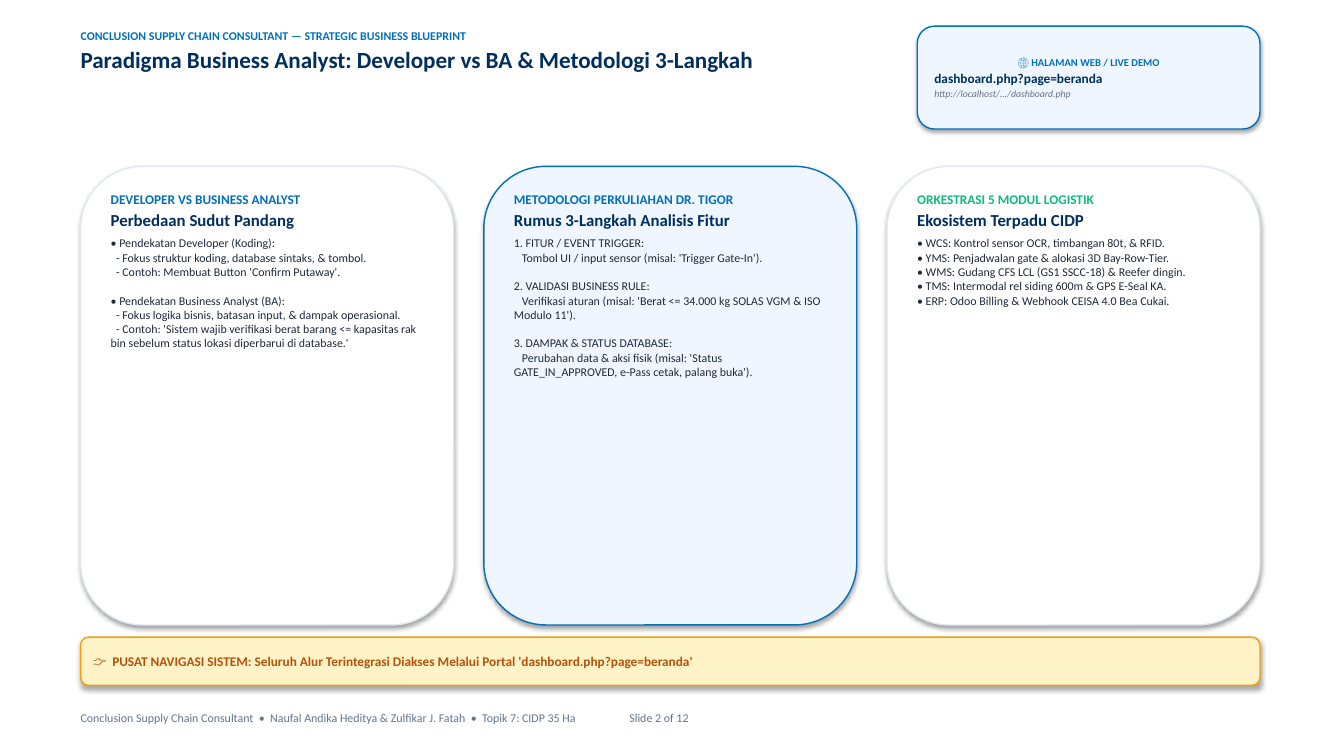
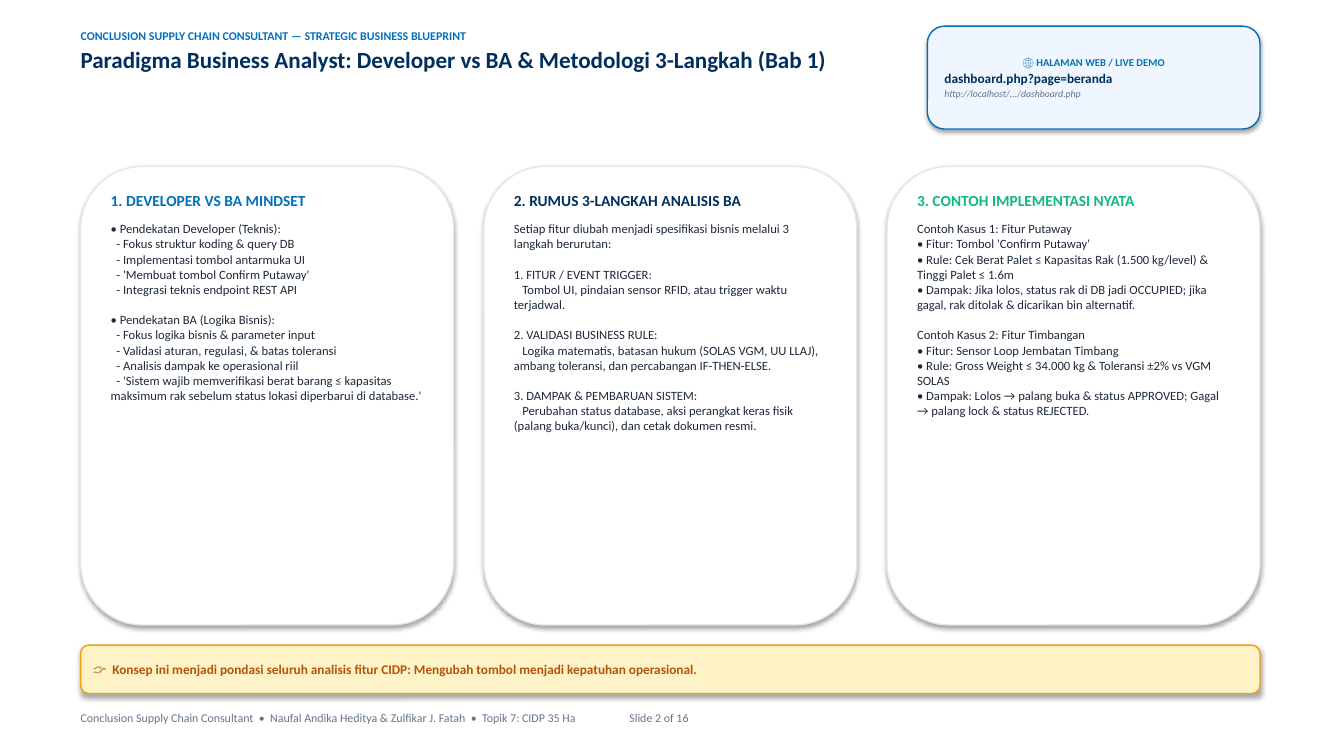
Before and after one commit to zulfikar1604/Conclusion_Intermodal_Dry_Port, a slide deck: slide 2 of business_analyst/PRESENTASI_BUSINESS_ANALYST_CIDP.pptx. Drawn at 1344x756 pixels with LibreOffice and Linux fonts; fonts in the diff are those of the drawing. Boxes give left, top, right and bottom in pixels: in the first picture for what was removed or moved away, otherwise in the second. Text is boxed around its words. In the diff, an @@ line names an element or a change of style, - is before the commit and + after.

Commit message:
Penyesuaian konsep business analysis dan upgrade visualisasi

```diff
--- a/business_analyst/PRESENTASI_BUSINESS_ANALYST_CIDP.pptx
+++ b/business_analyst/PRESENTASI_BUSINESS_ANALYST_CIDP.pptx
@@ rounded rectangle "🌐 HALAMAN WEB / LIVE ...": place and size @@
-rounded rectangle "🌐 HALAMAN WEB / LIVE ..." at [918, 26, 1260, 129]
+rounded rectangle "🌐 HALAMAN WEB / LIVE ..." at [928, 26, 1260, 129]
@@ text at [81, 51, 826, 72]: text changed @@
-Paradigma Business Analyst: Developer vs BA & Metodologi 3-Langkah
+Paradigma Business Analyst: Developer vs BA & Metodologi 3-Langkah (Bab 1)
@@ rounded rectangle at [484, 166, 857, 625]: fill #EFF6FF to #FFFFFF; outline #0170B9 1 pt to #E2E8F0 1 pt @@
@@ text at [111, 196, 421, 402]: text changed; size 8.5 to 9 pt @@
-DEVELOPER VS BUSINESS ANALYST
-Perbedaan Sudut Pandang
-• Pendekatan Developer (Koding):
-- Fokus struktur koding, database sintaks, & tombol.
-- Contoh: Membuat Button 'Confirm Putaway'.
-• Pendekatan Business Analyst (BA):
-- Fokus logika bisnis, batasan input, & dampak operasional.
-- Contoh: 'Sistem wajib verifikasi berat barang <= kapasitas rak bin sebelum status lokasi diperbarui di database.'
+1. DEVELOPER VS BA MINDSET
+• Pendekatan Developer (Teknis):
+- Fokus struktur koding & query DB
+- Implementasi tombol antarmuka UI
+- 'Membuat tombol Confirm Putaway'
+- Integrasi teknis endpoint REST API
+• Pendekatan BA (Logika Bisnis):
+- Fokus logika bisnis & parameter input
+- Validasi aturan, regulasi, & batas toleransi
+- Analisis dampak ke operasional riil
+- 'Sistem wajib memverifikasi berat barang ≤ kapasitas maksimum rak sebelum status lokasi diperbarui di database.'
@@ text at [514, 196, 818, 432]: text changed; size 8.5 to 9 pt @@
-METODOLOGI PERKULIAHAN DR. TIGOR
-Rumus 3-Langkah Analisis Fitur
-1. FITUR / EVENT TRIGGER:
-Tombol UI / input sensor (misal: 'Trigger Gate-In').
-2. VALIDASI BUSINESS RULE:
-Verifikasi aturan (misal: 'Berat <= 34.000 kg SOLAS VGM & ISO Modulo 11').
-3. DAMPAK & STATUS DATABASE:
-Perubahan data & aksi fisik (misal: 'Status GATE_IN_APPROVED, e-Pass cetak, palang buka').
+2. RUMUS 3-LANGKAH ANALISIS BA
+Setiap fitur diubah menjadi spesifikasi bisnis melalui 3 langkah berurutan:
+1. FITUR / EVENT TRIGGER:
+Tombol UI, pindaian sensor RFID, atau trigger waktu terjadwal.
+2. VALIDASI BUSINESS RULE:
+Logika matematis, batasan hukum (SOLAS VGM, UU LLAJ), ambang toleransi, dan percabangan IF-THEN-ELSE.
+3. DAMPAK & PEMBARUAN SISTEM:
+Perubahan status database, aksi perangkat keras fisik (palang buka/kunci), dan cetak dokumen resmi.
@@ text at [917, 196, 1219, 417]: text changed; size 8.5 to 9 pt @@
-ORKESTRASI 5 MODUL LOGISTIK
-Ekosistem Terpadu CIDP
-• WCS: Kontrol sensor OCR, timbangan 80t, & RFID.
-• YMS: Penjadwalan gate & alokasi 3D Bay-Row-Tier.
-• WMS: Gudang CFS LCL (GS1 SSCC-18) & Reefer dingin.
-• TMS: Intermodal rel siding 600m & GPS E-Seal KA.
-• ERP: Odoo Billing & Webhook CEISA 4.0 Bea Cukai.
+3. CONTOH IMPLEMENTASI NYATA
+Contoh Kasus 1: Fitur Putaway
+• Fitur: Tombol 'Confirm Putaway'
+• Rule: Cek Berat Palet ≤ Kapasitas Rak (1.500 kg/level) & Tinggi Palet ≤ 1.6m
+• Dampak: Jika lolos, status rak di DB jadi OCCUPIED; jika gagal, rak ditolak & dicarikan bin alternatif.
+Contoh Kasus 2: Fitur Timbangan
+• Fitur: Sensor Loop Jembatan Timbang
+• Rule: Gross Weight ≤ 34.000 kg & Toleransi ±2% vs VGM SOLAS
+• Dampak: Lolos → palang buka & status APPROVED; Gagal → palang lock & status REJECTED.
@@ rounded rectangle "👉 Konsep ini menjadi pondasi ...": place and size @@
-rounded rectangle "👉 Konsep ini menjadi pondasi ..." at [81, 637, 1260, 686]
+rounded rectangle "👉 Konsep ini menjadi pondasi ..." at [81, 645, 1260, 694]
@@ text in rounded rectangle at [112, 664, 697, 676]: text changed @@
-👉 PUSAT NAVIGASI SISTEM: Seluruh Alur Terintegrasi Diakses Melalui Portal 'dashboard.php?page=beranda'
+👉 Konsep ini menjadi pondasi seluruh analisis fitur CIDP: Mengubah tombol menjadi kepatuhan operasional.
@@ text at [81, 713, 688, 724]: text changed @@
-Conclusion Supply Chain Consultant • Naufal Andika Heditya & Zulfikar J. Fatah • Topik 7: CIDP 35 Ha Slide 2 of 12
+Conclusion Supply Chain Consultant • Naufal Andika Heditya & Zulfikar J. Fatah • Topik 7: CIDP 35 Ha Slide 2 of 16
```
Also in this commit, not shown: 1 other slide changed, 14 slides added, 10 slides removed, 43 other files.
